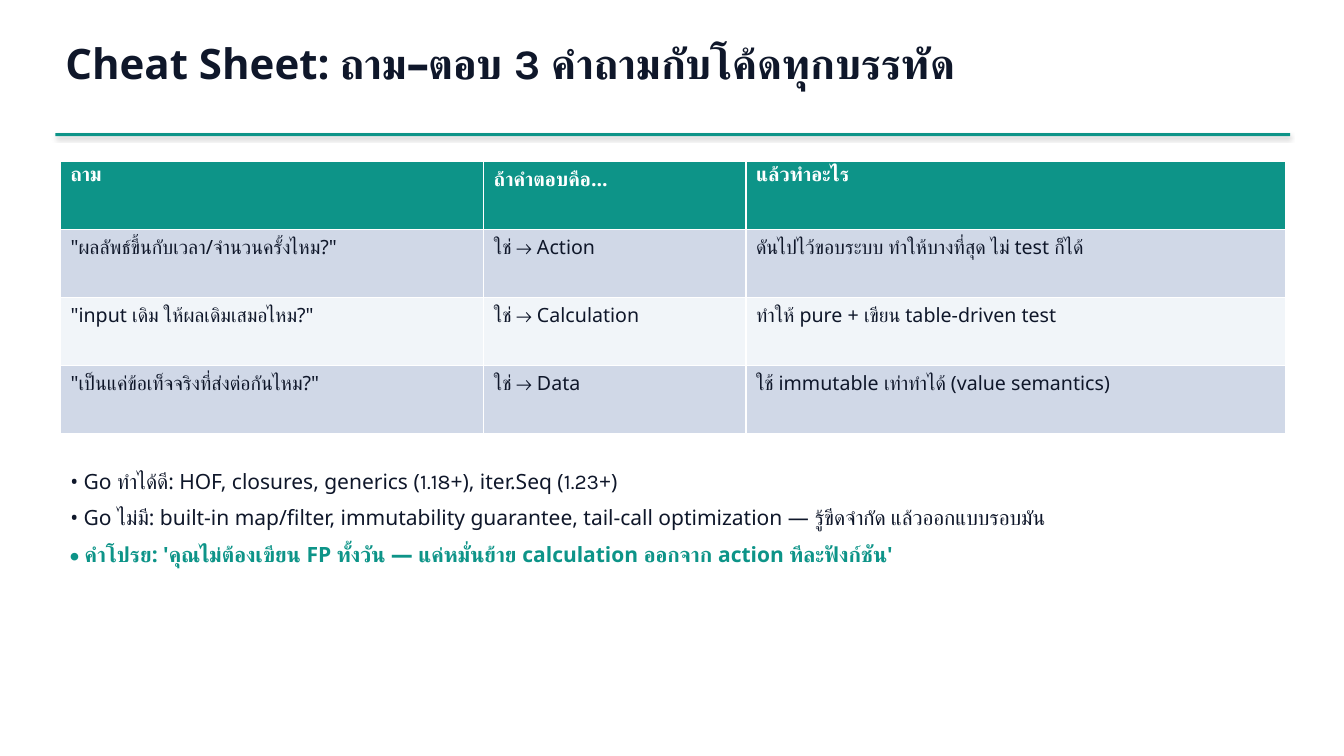
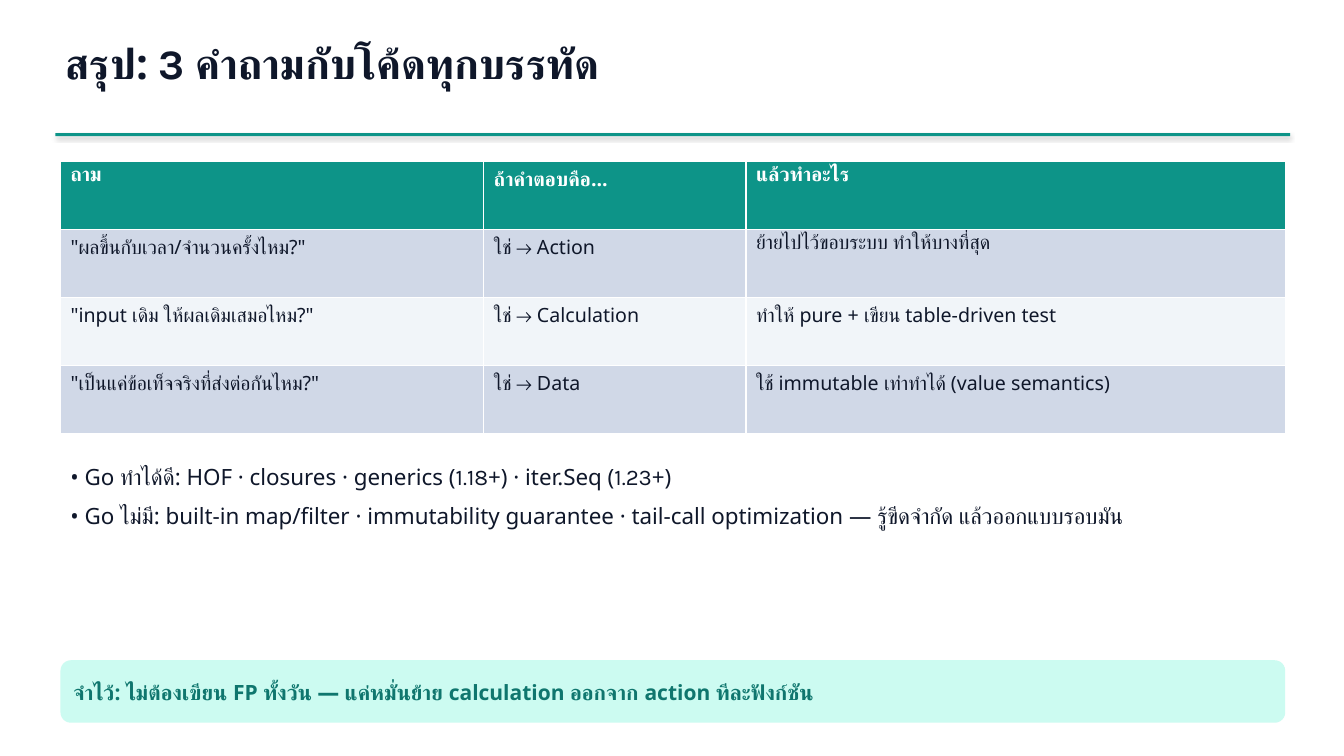
Before and after one commit to iporsut/go-fp, a slide deck: slide 16 of slides/fp-in-go-workshop.pptx (slide 13 before the commit). Drawn at 1344x756 pixels with LibreOffice and Linux fonts; fonts in the diff are those of the drawing. Boxes give left, top, right and bottom in pixels: in the first picture for what was removed or moved away, otherwise in the second. Text is boxed around its words. In the diff, an @@ line names an element or a change of style, - is before the commit and + after.

```diff
--- a/slides/fp-in-go-workshop.pptx
+++ b/slides/fp-in-go-workshop.pptx
@@ text at box(65, 46, 600, 90): text changed @@
-Cheat Sheet: ถาม–ตอบ 3 คำถามกับโค้ดทุกบรรทัด
+สรุป: 3 คำถามกับโค้ดทุกบรรทัด
@@ table at box(60, 161, 1286, 434) @@
@@ row 2, column 1: ""ผลลัพธ์ขึ้นกับเวลา/จำนวนครั้งไหม?"" to ""ผลขึ้นกับเวลา/จำนวนครั้งไหม?"" @@
-row 2, column 3: ดันไปไว้ขอบระบบ ทำให้บางที่สุด ไม่ test ก็ได้
+row 2, column 3: ย้ายไปไว้ขอบระบบ ทำให้บางที่สุด
@@ text at box(85, 468, 1123, 531): text changed; size 15 to 16 pt @@
-• Go ทำได้ดี: HOF, closures, generics (1.18+), iter.Seq (1.23+)
-• Go ไม่มี: built-in map/filter, immutability guarantee, tail-call optimization — รู้ขีดจำกัด แล้วออกแบบรอบมัน
-• คำโปรย: 'คุณไม่ต้องเขียน FP ทั้งวัน — แค่หมั่นย้าย calculation ออกจาก action ทีละฟังก์ชัน'
+• Go ทำได้ดี: HOF · closures · generics (1.18+) · iter.Seq (1.23+)
+• Go ไม่มี: built-in map/filter · immutability guarantee · tail-call optimization — รู้ขีดจำกัด แล้วออกแบบรอบมัน
@@ rounded rectangle added at box(60, 660, 1286, 723), fill #CCFBF1, 15 pt, text #0F766E, bold @@
+จำไว้: ไม่ต้องเขียน FP ทั้งวัน — แค่หมั่นย้าย calculation ออกจาก action ทีละฟังก์ชัน
```
Also in this commit, not shown: 8 other slides changed, 8 slides added, 5 slides removed, 19 other files.
